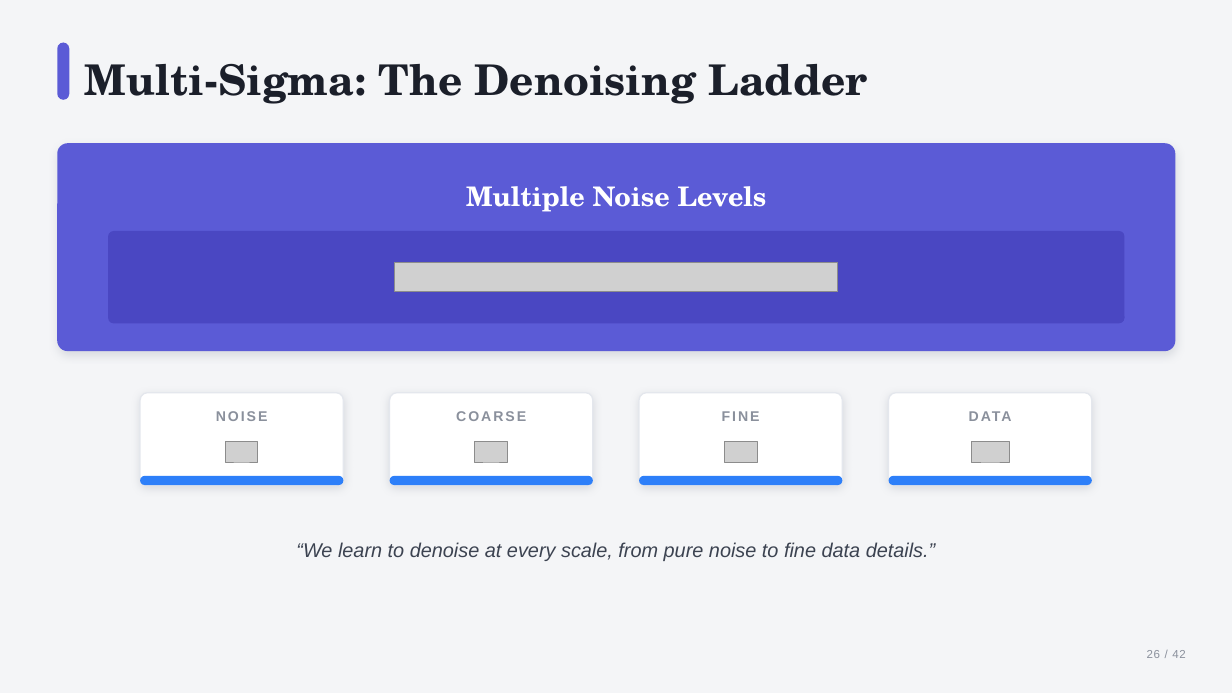
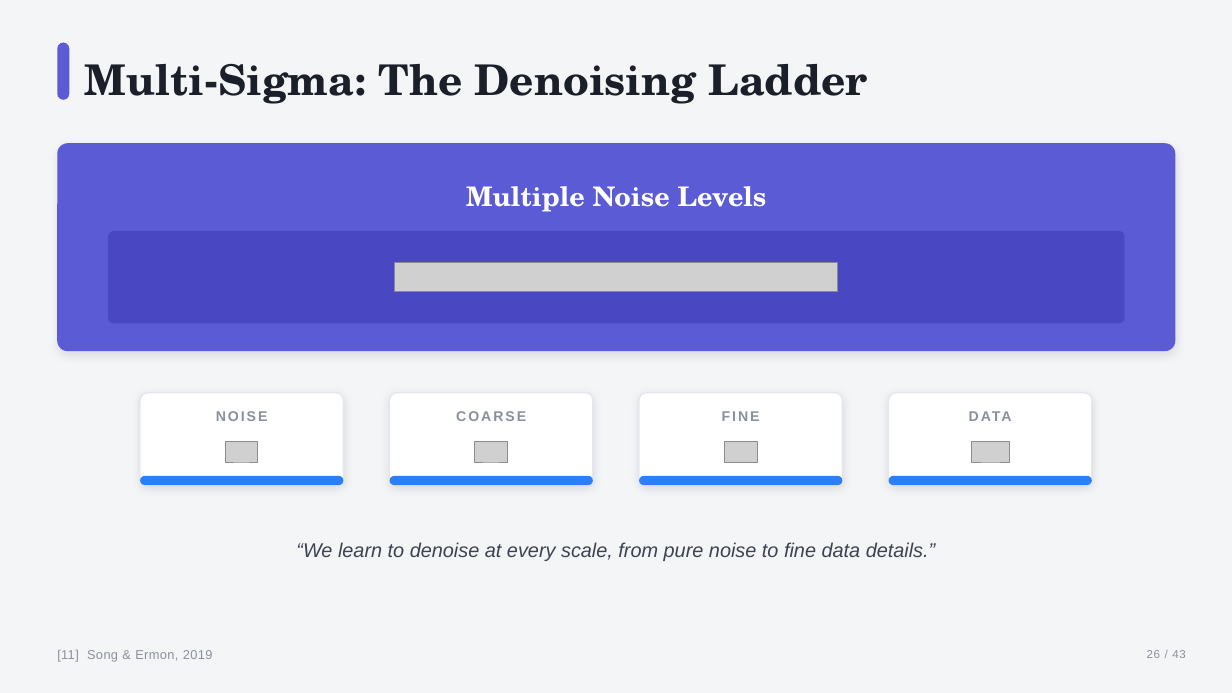
Before and after one commit to sudarshan1994/sudarshan1994.github.io, a slide deck: slide 26 of diffusion/diffusion_models_polished.pptx. Drawn at 1232x693 pixels with LibreOffice and Linux fonts; fonts in the diff are those of the drawing; grey boxes stand for pictures. Boxes give left, top, right and bottom in pixels: in the first picture for what was removed or moved away, otherwise in the second. Text is boxed around its words. In the diff, an @@ line names an element or a change of style, - is before the commit and + after.

```diff
--- a/diffusion/diffusion_models_polished.pptx
+++ b/diffusion/diffusion_models_polished.pptx
@@ text added at [57, 650, 213, 662], 10 pt, text #8A909C @@
+[11] Song & Ermon, 2019
```
Also in this commit, not shown: 33 other slides changed, 1 slide added, 3 other files.
